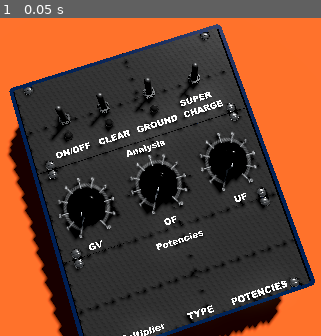
Above: before the commit, frame 1.
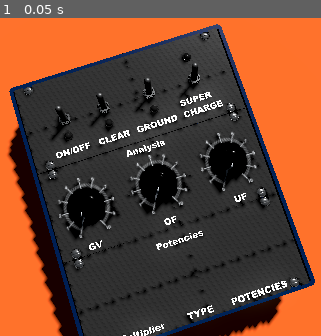
Above: after the commit, the same moment.

Repository: isuretpolos/AOPi3
Game: Godot game, scene res://SCENES/MAIN3D.tscn
The game is run twice, just before and just after one commit, with the same random seed, the same clock (stepped at 60 frames per second) and the same inputs.
Inputs:
- Up to frame 1 (0.05 s): no input

The runs differ from the first frame. In frame 1, less than 0.1% of the frame differs, in the area x 56-60%, y 11-15%.

Commit message:
Supercharge feature

Diff:
--- a/SCENES/MAIN3D.tscn
+++ b/SCENES/MAIN3D.tscn
@@ -48,10 +48,15 @@
 emission_color = Color(0.88442177, 0.00032574893, 0.8144384, 1)
 emission_energy = 5.0
 
-[node name="GROUND__LED" parent="PROTOTYPE_DEVICE/ButtonsControlPanel" unique_id=780803209 instance=ExtResource("7_nihjc")]
+[node name="GROUND_LED" parent="PROTOTYPE_DEVICE/ButtonsControlPanel" unique_id=780803209 instance=ExtResource("7_nihjc")]
 transform = Transform3D(1, 0, 0, 0, 1, 0, 0, 0, 1, 1.9698663, 0, -3.9000003)
 emission_color = Color(0.9693615, 0.6935297, 3.85046e-07, 1)
 emission_energy = 5.0
+
+[node name="SUPERCHARGE_LED" parent="PROTOTYPE_DEVICE/ButtonsControlPanel" unique_id=1605639236 instance=ExtResource("7_nihjc")]
+transform = Transform3D(1, 0, 0, 0, 1, 0, 0, 0, 1, 4.5938745, 0, -6.1124)
+emission_color = Color(0.68909824, 0, 0.055646576, 1)
+emission_energy = 10.0
 
 [node name="POWER_SWITCH" parent="PROTOTYPE_DEVICE/ButtonsControlPanel" unique_id=1517990184 instance=ExtResource("2_yrw6j")]
 transform = Transform3D(1, 0, 0, 0, 1, 0, 0, 0, 1, -2.8342288, 0, -4.8529487)
@@ -68,6 +73,9 @@
 [node name="SUPER_CHARGE_SWITCH" parent="PROTOTYPE_DEVICE/ButtonsControlPanel" unique_id=66955424 instance=ExtResource("2_yrw6j")]
 transform = Transform3D(1, 0, 0, 0, 1, 0, 0, 0, 1, 4.5865774, 0, -4.8529487)
 command_name = "SUPER_CHARGE"
+
+[node name="AudioStreamPlayer3D" type="AudioStreamPlayer3D" parent="PROTOTYPE_DEVICE/ButtonsControlPanel" unique_id=332113282]
+doppler_tracking = 2
 
 [node name="Prototype" parent="PROTOTYPE_DEVICE" unique_id=843102638 instance=ExtResource("1_1fqqq")]
 transform = Transform3D(1, 0, 0, 0, 1, 0, 0, 0, 1, -3.2, 0, 0.1)
--- a/SCENES/main_3d.gd
+++ b/SCENES/main_3d.gd
@@ -2,6 +2,8 @@
 
 var clear:bool = false
 var ground:bool = false
+var super_charge:bool = false
+var capacitorLoad = preload("res://AUDIO/capacitor_slow_fine.wav")
 
 func _ready() -> void:
 	for switch in $PROTOTYPE_DEVICE/ButtonsControlPanel.get_children():
@@ -16,9 +18,24 @@
 		"POWER":
 			global.switch_power()
 			$PROTOTYPE_DEVICE/ButtonsControlPanel/POWER_LED.switch(global.power)
+			if !global.power:
+				$PROTOTYPE_DEVICE/ButtonsControlPanel/AudioStreamPlayer3D.stop()
+			chargeCapacitor()
 		"CLEAR":
 			clear = !clear
 			$PROTOTYPE_DEVICE/ButtonsControlPanel/CLEAR_LED.switch(clear)
 		"GROUND":
 			ground = !ground
-			$PROTOTYPE_DEVICE/ButtonsControlPanel/GROUND__LED.switch(ground)
+			$PROTOTYPE_DEVICE/ButtonsControlPanel/GROUND_LED.switch(ground)
+		"SUPER_CHARGE":
+			super_charge = !super_charge
+			$PROTOTYPE_DEVICE/ButtonsControlPanel/SUPERCHARGE_LED.switch(super_charge)
+			chargeCapacitor()
+
+func chargeCapacitor() -> void:
+	if global.power && super_charge:
+		if !$PROTOTYPE_DEVICE/ButtonsControlPanel/AudioStreamPlayer3D.is_playing():
+			$PROTOTYPE_DEVICE/ButtonsControlPanel/AudioStreamPlayer3D.stream = capacitorLoad
+			$PROTOTYPE_DEVICE/ButtonsControlPanel/AudioStreamPlayer3D.play()
+	if !super_charge:
+		$PROTOTYPE_DEVICE/ButtonsControlPanel/AudioStreamPlayer3D.stop()
Not shown, added: AUDIO/capacitor_slow_fine.wav.import
Not shown, added: AUDIO/capacitor_slow_fine.wav
Not shown, added: SCRIPTS/capacitorSoundGenerator.py
